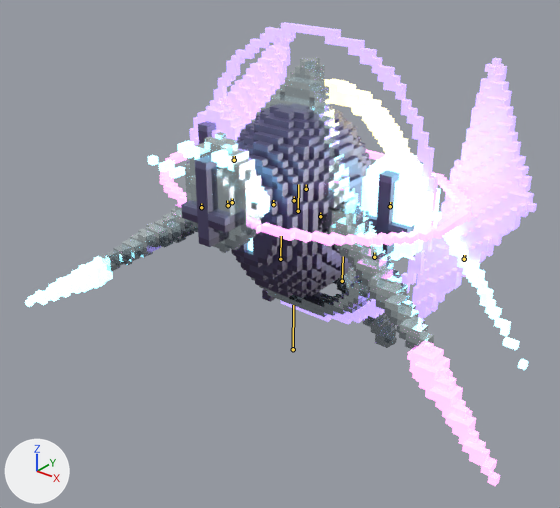
Two versions of the glTF model public/assets/harthmere/glb/bosses/echo_singer_world.glb, one commit apart.
Camera for both pictures: a 50 mm lens placed at (6.96, -10.48, 7.59), pointed at (-0.03, -1.75, 2.18). The lights are fixed; the arrows at lower left show +X, +Y and +Z. The older version comes first. Both versions are drawn at frame 22 of the action 'Jump'; the numbers are the values there. The bones that bend it are drawn over the model as lines.

Objects in the first picture: 'echo_singer'.
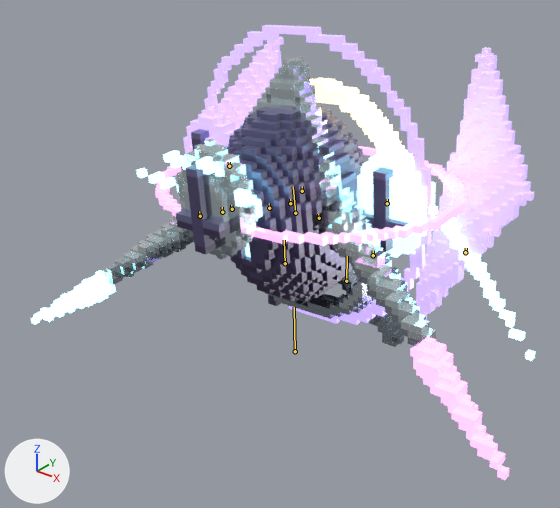
Pixel boxes (x1, y1, x2, y2) of what changed, in the pictures (560 x 508 px):
'echo_singer', posed: before (25, 22, 537, 486); after (31, 25, 535, 480)
bone 'Root', root to tip: before (293, 349) to (293, 305); after (295, 351) to (294, 307)
bone 'Core', root to tip: before (294, 200) to (294, 196); after (290, 203) to (290, 199)
bone 'BellBody', root to tip: before (298, 211) to (298, 184); after (295, 213) to (293, 186)
bone 'Skirt.L', root to tip: before (280, 259) to (281, 236); after (285, 263) to (284, 240)
bone 'Skirt.R', root to tip: before (342, 281) to (343, 256); after (346, 281) to (347, 256)
bone 'Emitter', root to tip: before (273, 204) to (273, 200); after (269, 208) to (269, 203)
bone 'Guard', root to tip: before (320, 216) to (320, 212); after (319, 218) to (318, 214)
bone 'TimeRing', root to tip: before (306, 189) to (306, 184); after (302, 191) to (302, 186)

The edits, one by one:
Bone 'Root' (bone_root) moves from (0.0, 0.0, 0.4) to (0.008, -0.016, 0.39).
Bone 'Root' (bone_root) turns from (0, 0, 0) to (1, 1, 2) degrees about its own x, y and z.
Bone 'Core' (bone_core) turns from (0, 0, 0) to (1, -1, 1) degrees about its own x, y and z.
Bone 'Core' (bone_core) is rescaled from (1.0, 1.0, 1.0) to (1.01, 1.01, 1.01).
Bone 'BellBody' (bone_bellbody) turns from (0, 0, 0) to (1, -1, 1) degrees about its own x, y and z.
Bone 'BellBody' (bone_bellbody) is rescaled from (0.9, 0.9, 1.2) to (0.91, 0.91, 1.21).
Bone 'Skirt.L' (bone_skirt_l) turns from (0, 0, 0) to (-1, 1, -3) degrees about its own x, y and z.
Bone 'Skirt.R' (bone_skirt_r) turns from (0, 0, 0) to (-1, 1, -4) degrees about its own x, y and z.
Bone 'Emitter' (bone_emitter) turns from (0, 0, 0) to (1, -1, 2) degrees about its own x, y and z.
Bone 'Emitter' (bone_emitter) is rescaled from (1.0, 1.0, 1.0) to (1.01, 1.01, 1.01).
Bone 'Guard' (bone_guard) turns from (0, 0, 0) to (1, -1, 2) degrees about its own x, y and z.
Bone 'Guard' (bone_guard) is rescaled from (1.0, 1.0, 1.0) to (1.01, 1.01, 1.01).
Bone 'TimeRing' (bone_timering) turns from (0, 0, 0) to (1, -1, 1) degrees about its own x, y and z.
Bone 'TimeRing' (bone_timering) is rescaled from (1.0, 1.0, 1.0) to (1.01, 1.01, 1.01).
